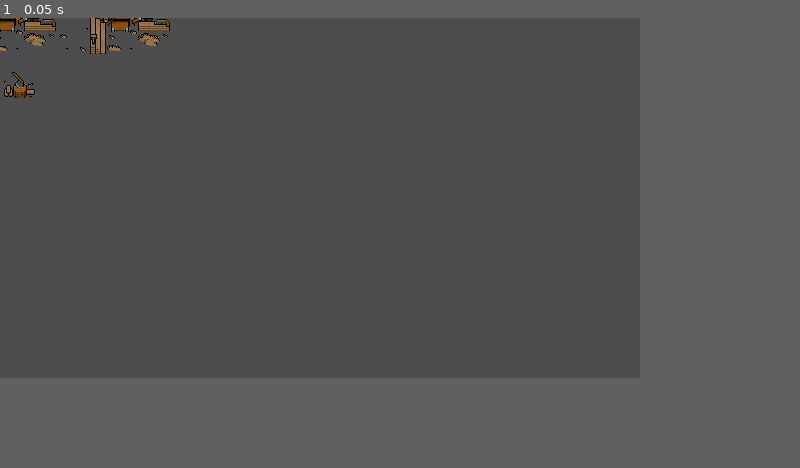
Above: before the commit, frame 1.
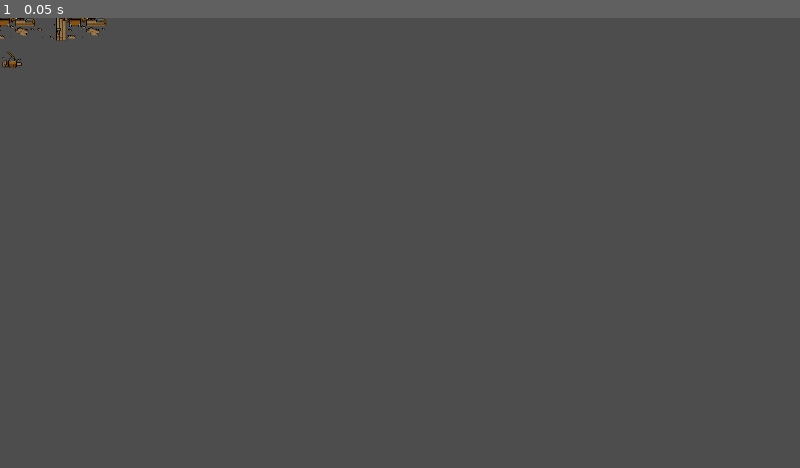
Above: after the commit, the same moment.

Repository: atlasdwn/JUNGLE-SUS
Game: Godot game, scene res://cenas/madeireiro/madeireiro.tscn
The game is run twice, just before and just after one commit, with the same random seed, the same clock (stepped at 60 frames per second) and the same inputs. The project has no main scene, so this scene is started directly.
Inputs:
- Up to frame 1 (0.05 s): no input
In our replay, the window is 640x360 before the commit and 800x450 after it. These sizes can differ from the game's own. Grey fills any space a smaller window leaves; there, only what the larger window draws over its background counts as a difference.

The runs differ from the first frame. In frame 1, 0.9% of the frame differs, in the area x 0-22%, y 0-18%.

Commit message:
feat: adicionando npc e falas

Diff:
--- a/cenas/madeireiro/madeireiro.tscn
+++ b/cenas/madeireiro/madeireiro.tscn
@@ -2,6 +2,8 @@
 
 [ext_resource type="Texture2D" uid="uid://ba05g4t8wxwwb" path="res://assets/Pixel Crawler - Free Pack/Environment/Structures/Stations/Sawmill/Level_3-Sheet.png" id="1_xb8rf"]
 [ext_resource type="Texture2D" uid="uid://baehr806yw4td" path="res://assets/Pixel Crawler - Free Pack/Environment/Structures/Stations/Sawmill/Level_1.png" id="2_6w31h"]
+[ext_resource type="Texture2D" uid="uid://cn6owm4yd1ap4" path="res://assets/Pixel Crawler - Free Pack/Entities/Characters/Body_A/Animations/Idle_Base/Idle_Side-Sheet.png" id="4_r80mx"]
+[ext_resource type="Script" uid="uid://c812l4e5yxyfa" path="res://cenas/madeireiro/npc_madeireiro.gd" id="5_r80mx"]
 
 [sub_resource type="AtlasTexture" id="AtlasTexture_5c32j"]
 atlas = ExtResource("1_xb8rf")
@@ -446,6 +448,52 @@
 [sub_resource type="RectangleShape2D" id="RectangleShape2D_huood"]
 size = Vector2(31, 15)
 
+[sub_resource type="AtlasTexture" id="AtlasTexture_65g2u"]
+atlas = ExtResource("4_r80mx")
+region = Rect2(0, 0, 64, 64)
+
+[sub_resource type="AtlasTexture" id="AtlasTexture_iepuk"]
+atlas = ExtResource("4_r80mx")
+region = Rect2(64, 0, 64, 64)
+
+[sub_resource type="AtlasTexture" id="AtlasTexture_3wcef"]
+atlas = ExtResource("4_r80mx")
+region = Rect2(128, 0, 64, 64)
+
+[sub_resource type="AtlasTexture" id="AtlasTexture_08w5b"]
+atlas = ExtResource("4_r80mx")
+region = Rect2(192, 0, 64, 64)
+
+[sub_resource type="SpriteFrames" id="SpriteFrames_7212u"]
+animations = [{
+"frames": [{
+"duration": 1.0,
+"texture": SubResource("AtlasTexture_65g2u")
+}, {
+"duration": 1.0,
+"texture": SubResource("AtlasTexture_iepuk")
+}, {
+"duration": 1.0,
+"texture": SubResource("AtlasTexture_3wcef")
+}, {
+"duration": 1.0,
+"texture": SubResource("AtlasTexture_08w5b")
+}],
+"loop": true,
+"name": &"idle",
+"speed": 4.0
+}]
+
+[sub_resource type="RectangleShape2D" id="RectangleShape2D_5c32j"]
+size = Vector2(58, 55)
+
+[sub_resource type="StyleBoxFlat" id="StyleBoxFlat_5c32j"]
+bg_color = Color(0, 0, 0, 0.41568628)
+
+[sub_resource type="LabelSettings" id="LabelSettings_5c32j"]
+font_size = 7
+shadow_color = Color(0, 0, 0, 1)
+
 [node name="madeireiro" type="Node2D" unique_id=1052854838]
 
 [node name="cortador1" type="Area2D" parent="." unique_id=1849721112]
@@ -486,3 +534,47 @@
 [node name="CollisionShape2D" type="CollisionShape2D" parent="cortador3" unique_id=23705889]
 position = Vector2(-0.5, 8.5)
 shape = SubResource("RectangleShape2D_huood")
+
+[node name="NpcMadeireiro" type="Area2D" parent="." unique_id=1471709955]
+position = Vector2(-136, 0)
+script = ExtResource("5_r80mx")
+
+[node name="AnimatedSprite2D" type="AnimatedSprite2D" parent="NpcMadeireiro" unique_id=269998737]
+sprite_frames = SubResource("SpriteFrames_7212u")
+animation = &"idle"
+autoplay = "idle"
+
+[node name="CollisionShape2D" type="CollisionShape2D" parent="NpcMadeireiro" unique_id=1166941443]
+position = Vector2(0, 0.5)
+shape = SubResource("RectangleShape2D_5c32j")
+
+[node name="CanvasLayer" type="CanvasLayer" parent="NpcMadeireiro" unique_id=497592015]
+
+[node name="CaixaDialogo" type="Label" parent="NpcMadeireiro/CanvasLayer" unique_id=1955449297]
+offset_left = 13.0
+offset_top = 197.0
+offset_right = 1113.0
+offset_bottom = 347.0
+theme_override_styles/normal = SubResource("StyleBoxFlat_5c32j")
+autowrap_mode = 2
+
+[node name="TextoDialogo" type="Label" parent="NpcMadeireiro/CanvasLayer" unique_id=332434727]
+offset_left = 13.0
+offset_top = 197.0
+offset_right = 1013.0
+offset_bottom = 317.0
+theme_override_font_sizes/font_size = 20
+vertical_alignment = 1
+autowrap_mode = 2
+
+[node name="Timer" type="Timer" parent="NpcMadeireiro/CanvasLayer" unique_id=1548965348]
+
+[node name="LabelInteracao" type="Label" parent="NpcMadeireiro" unique_id=141693762]
+offset_left = -18.0
+offset_top = -40.0
+offset_right = 22.0
+offset_bottom = -17.0
+label_settings = SubResource("LabelSettings_5c32j")
+
+[connection signal="body_entered" from="NpcMadeireiro" to="NpcMadeireiro" method="_on_body_entered"]
+[connection signal="body_exited" from="NpcMadeireiro" to="NpcMadeireiro" method="_on_body_exited"]
--- /dev/null
+++ b/cenas/madeireiro/npc_madeireiro.gd
@@ -0,0 +1,80 @@
+extends Area2D
+
+@onready var label_interacao: Label = $LabelInteracao
+
+@onready var caixa_dialogo: Label = $CanvasLayer/CaixaDialogo
+@onready var texto_dialogo: Label = $CanvasLayer/TextoDialogo
+
+var player_in_area = false
+var falando = false
+var pode_avancar = false
+var fala_index = 0
+
+var falas = [
+	"Ola, voce esta perdida? vc eh do ibama?"
+]
+
+
+func _ready() -> void:
+	caixa_dialogo.visible = false
+	texto_dialogo.visible = false
+	label_interacao.visible = false
+
+func _process(_delta: float) -> void:
+	if player_in_area and not falando and Input.is_action_just_pressed("interact"):
+		iniciar_dialogo()
+	elif falando and pode_avancar and Input.is_action_just_pressed("interact"):
+		proxima_fala()
+
+
+
+
+
+func _on_body_entered(body) -> void:
+	if body.name == "PlayerMock":
+		player_in_area = true
+		label_interacao.text = "Pressione 'E' para interagir"
+		label_interacao.visible = true
+
+
+
+
+func _on_body_exited(body) -> void:
+	if body.name == "PlayerMock":
+		player_in_area = false
+		label_interacao.visible = false
+		if falando:
+			encerrar_dialogo()
+
+
+func iniciar_dialogo():
+	falando = true
+	label_interacao.visible = false
+	caixa_dialogo.visible = true
+	texto_dialogo.visible = true
+	fala_index = 0
+	proxima_fala()
+
+func proxima_fala():
+	if fala_index < falas.size():
+		pode_avancar = false
+		texto_dialogo.text = ""
+		var texto = falas[fala_index]
+		fala_index += 1
+		mostrar_texto_com_efeito(texto)
+	else:
+		encerrar_dialogo()
+
+
+func mostrar_texto_com_efeito(texto: String):
+	await get_tree().create_timer(0.1).timeout
+	for letra in texto:
+		texto_dialogo.text += letra
+		await get_tree().create_timer(0.02).timeout
+	pode_avancar = true
+
+func encerrar_dialogo():
+	falando = false
+	pode_avancar = false
+	texto_dialogo.visible = false
+	caixa_dialogo.visible = false
--- /dev/null
+++ b/cenas/madeireiro/player_mock.gd
@@ -0,0 +1,17 @@
+extends CharacterBody2D
+
+const SPEED = 300.0
+
+func _physics_process(_delta: float) -> void:
+	# Pega a direção baseada nas setas/WASD (se configurado)
+	var direction := Input.get_vector("ui_left", "ui_right", "ui_up", "ui_down")
+
+	# Aplica a velocidade na direção que o jogador está apertando
+	if direction:
+		velocity = direction * SPEED
+	else:
+		# Desacelera o personagem quando soltar os botões
+		velocity.x = move_toward(velocity.x, 0, SPEED)
+		velocity.y = move_toward(velocity.y, 0, SPEED)
+
+	move_and_slide()
--- /dev/null
+++ b/cenas/madeireiro/player_mock.tscn
@@ -0,0 +1,18 @@
+[gd_scene format=3 uid="uid://berp31hv4a7y6"]
+
+[ext_resource type="Script" uid="uid://l3g42rk84h5c" path="res://cenas/madeireiro/player_mock.gd" id="1_ewb8c"]
+[ext_resource type="Texture2D" uid="uid://cn6owm4yd1ap4" path="res://assets/Pixel Crawler - Free Pack/Entities/Characters/Body_A/Animations/Idle_Base/Idle_Side-Sheet.png" id="2_e7ldd"]
+
+[sub_resource type="RectangleShape2D" id="RectangleShape2D_5m421"]
+size = Vector2(19, 31)
+
+[node name="PlayerMock" type="CharacterBody2D" unique_id=131879222]
+script = ExtResource("1_ewb8c")
+
+[node name="Sprite2D" type="Sprite2D" parent="." unique_id=1888791797]
+texture = ExtResource("2_e7ldd")
+hframes = 4
+
+[node name="CollisionShape2D" type="CollisionShape2D" parent="." unique_id=1329460516]
+position = Vector2(-0.5, 0.5)
+shape = SubResource("RectangleShape2D_5m421")
--- a/project.godot
+++ b/project.godot
@@ -15,10 +15,18 @@
 
 [display]
 
-window/size/viewport_width=640
-window/size/viewport_height=360
+window/size/viewport_width=1280
+window/size/viewport_height=720
 window/size/mode=3
 window/stretch/mode="viewport"
+
+[input]
+
+interact={
+"deadzone": 0.2,
+"events": [Object(InputEventKey,"resource_local_to_scene":false,"resource_name":"","device":-1,"window_id":0,"alt_pressed":false,"shift_pressed":false,"ctrl_pressed":false,"meta_pressed":false,"pressed":false,"keycode":0,"physical_keycode":69,"key_label":0,"unicode":101,"location":0,"echo":false,"script":null)
+]
+}
 
 [physics]
 
Not shown, added: cenas/madeireiro/npc_madeireiro.gd.uid
Not shown, added: cenas/madeireiro/player_mock.gd.uid
